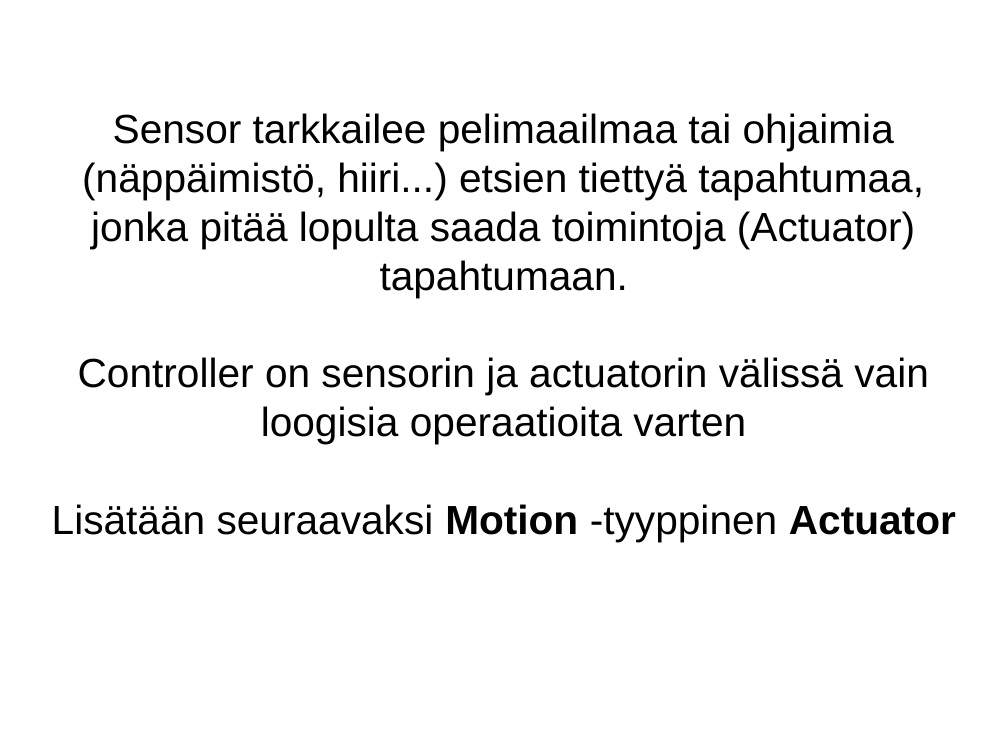
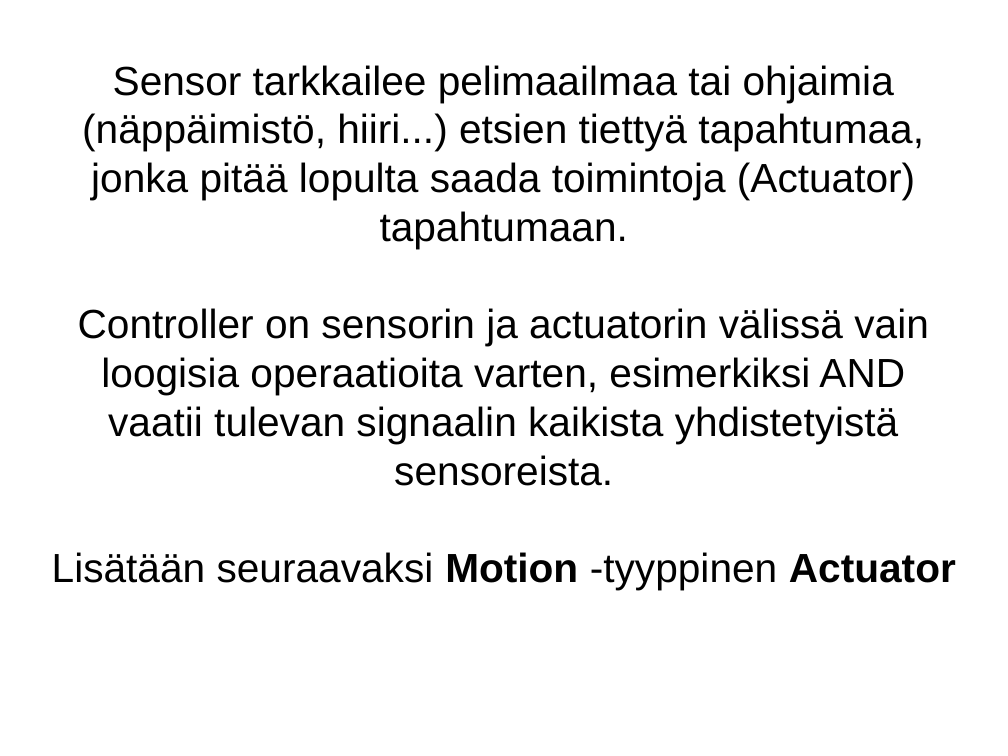
Before and after one commit to Blastra/Blenderkurssi2015, a slide deck: slide 9 of Kalvot/WSAD-näppäinten sitominen objektiin.odp. Drawn at 1008x756 pixels with LibreOffice and Linux fonts; fonts in the diff are those of the drawing. Boxes give left, top, right and bottom in pixels: in the first picture for what was removed or moved away, otherwise in the second. Text is boxed around its words. In the diff, an @@ line names an element or a change of style, - is before the commit and + after.

```diff
--- a/Kalvot/WSAD-näppäinten sitominen objektiin.odp
+++ b/Kalvot/WSAD-näppäinten sitominen objektiin.odp
@@ subtitle at (x1=78, y1=308, x2=929, y2=486): text changed @@
-Controller on sensorin ja actuatorin välissä vain loogisia operaatioita varten
+Controller on sensorin ja actuatorin välissä vain loogisia operaatioita varten, esimerkiksi AND vaatii tulevan signaalin kaikista yhdistetyistä sensoreista.
```
Also in this commit, not shown: 2 other files.
